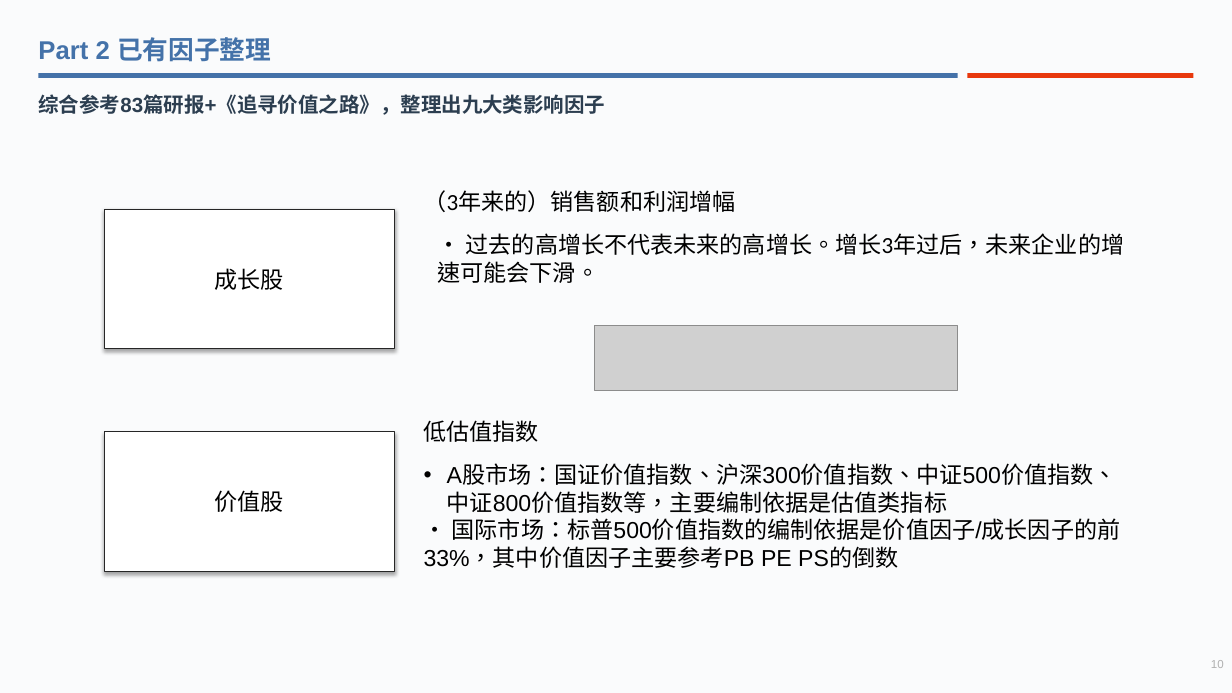
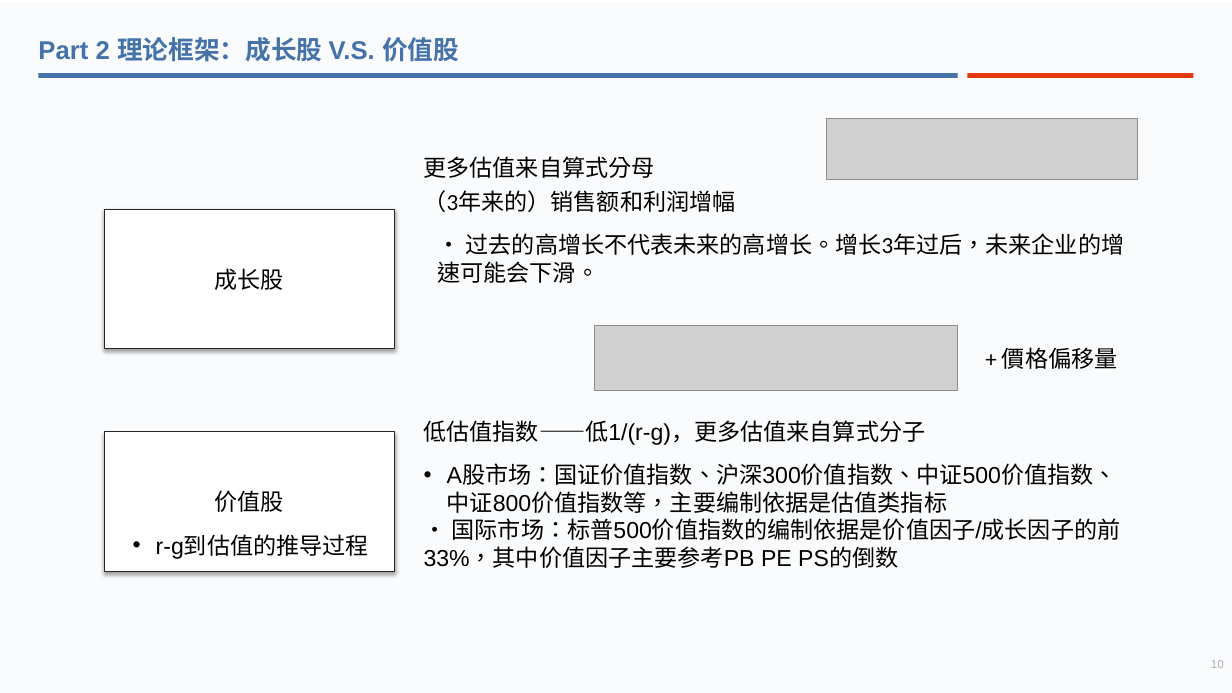
Before and after one commit to galaxy226548-boop/MAIN_STYLE_ROTATION, a slide deck: slide 7 of H_presentation/style_rotation_draft_v1.pptx. Drawn at 1232x693 pixels with LibreOffice and Linux fonts; fonts in the diff are those of the drawing; grey boxes stand for pictures. Boxes give left, top, right and bottom in pixels: in the first picture for what was removed or moved away, otherwise in the second. Text is boxed around its words. In the diff, an @@ line names an element or a change of style, - is before the commit and + after.

```diff
--- a/H_presentation/style_rotation_draft_v1.pptx
+++ b/H_presentation/style_rotation_draft_v1.pptx
@@ text at [38, 37, 459, 62]: text changed @@
-Part 2 已有因子整理
+Part 2 理论框架：成长股 V.S. 价值股
@@ text removed at [38, 94, 605, 115] @@
-综合参考83篇研报+《追寻价值之路》，整理出九大类影响因子
@@ picture added at [826, 119, 1138, 180] @@
@@ text added at [424, 156, 655, 178], 18 pt, text #000000 @@
+更多估值来自算式分母
@@ text added at [1002, 347, 1117, 369], 18 pt, text #000000 @@
++ 價格偏移量
@@ text at [424, 420, 926, 445]: text changed @@
-低估值指数
+低估值指数——低1/(r-g)，更多估值来自算式分子
@@ text added at [156, 535, 369, 559], 18 pt, text #000000 @@
+• r-g到估值的推导过程
```
Also in this commit, not shown: 5 other slides changed, 4 slides added, 52 other files.
